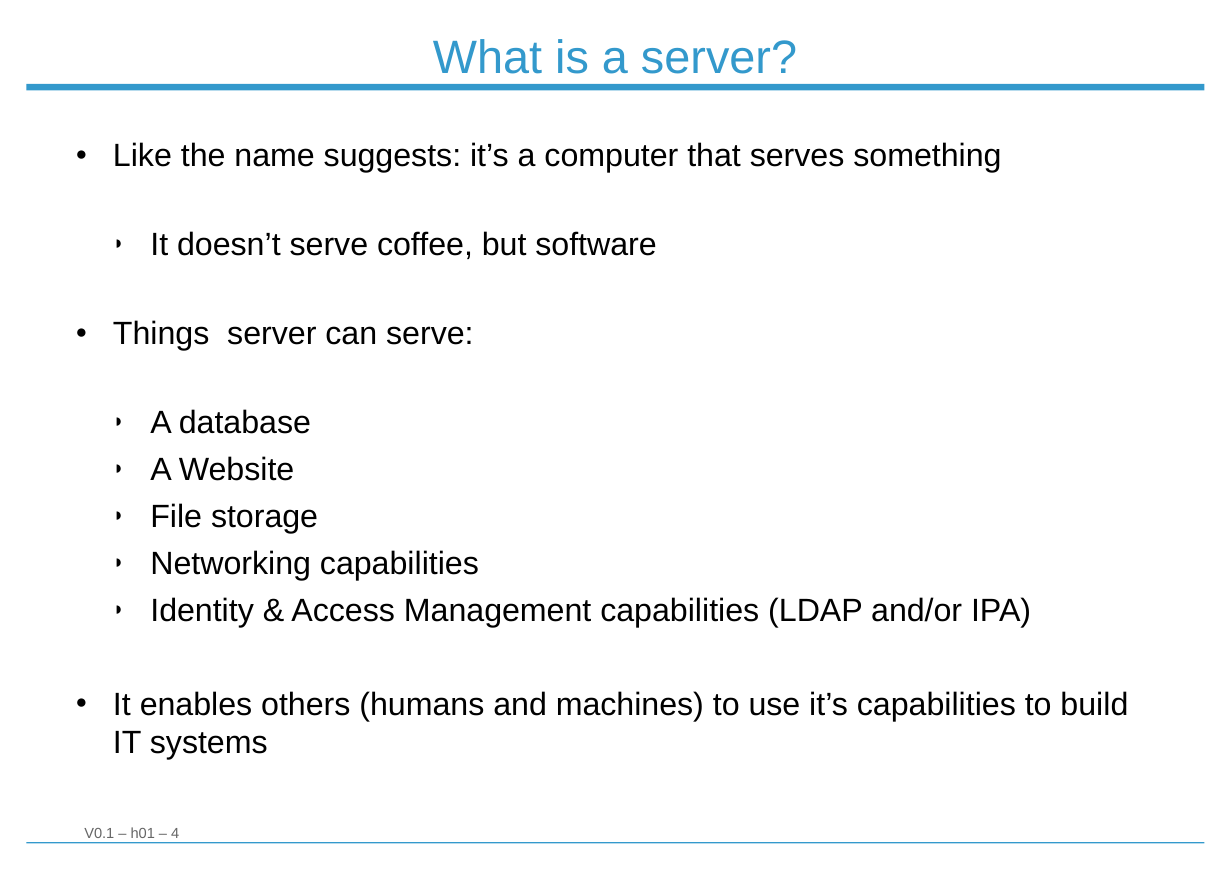
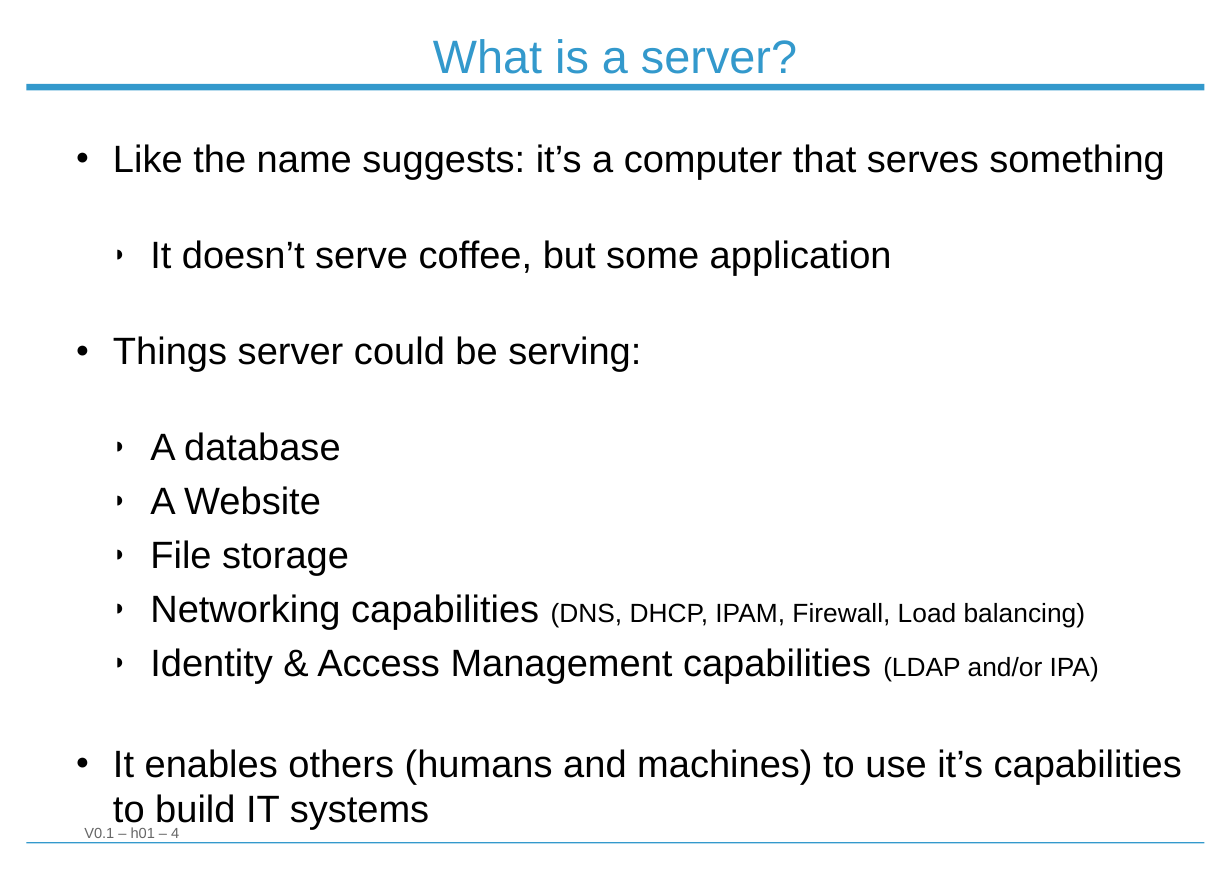
Before and after one commit to Strobodov/workshop_linux_server, a slide deck: slide 4 of Workshop_Linux_Server_101.odp. Drawn at 1232x871 pixels with LibreOffice and Linux fonts; fonts in the diff are those of the drawing; background and template pictures are left out. Boxes give left, top, right and bottom in pixels: in the first picture for what was removed or moved away, otherwise in the second. Text is boxed around its words. In the diff, an @@ line names an element or a change of style, - is before the commit and + after.

```diff
--- a/Workshop_Linux_Server_101.odp
+++ b/Workshop_Linux_Server_101.odp
@@ text at box(113, 144, 1182, 784): size 22 to 26 pt in "Like the name suggests: it’s a computer ...", "A database", "A Website", "File storage" and 2 more places; size 22 to 18 pt in "(LDAP and/or IPA)" @@
@@ text at box(113, 240, 892, 371): text changed; size 22 to 26 pt @@
-  ◗ It doesn’t serve coffee, but software
-● Things server can serve:
+  ◗ It doesn’t serve coffee, but some application
+● Things server could be serving:
@@ text at box(150, 594, 1086, 629): text changed; size 22 to 18 pt @@
-  ◗ Networking capabilities
+  ◗ Networking capabilities (DNS, DHCP, IPAM, Firewall, Load balancing)
```
Also in this commit, not shown: 11 other slides changed, 8 slides added, 1 slide removed, 6 other files.
